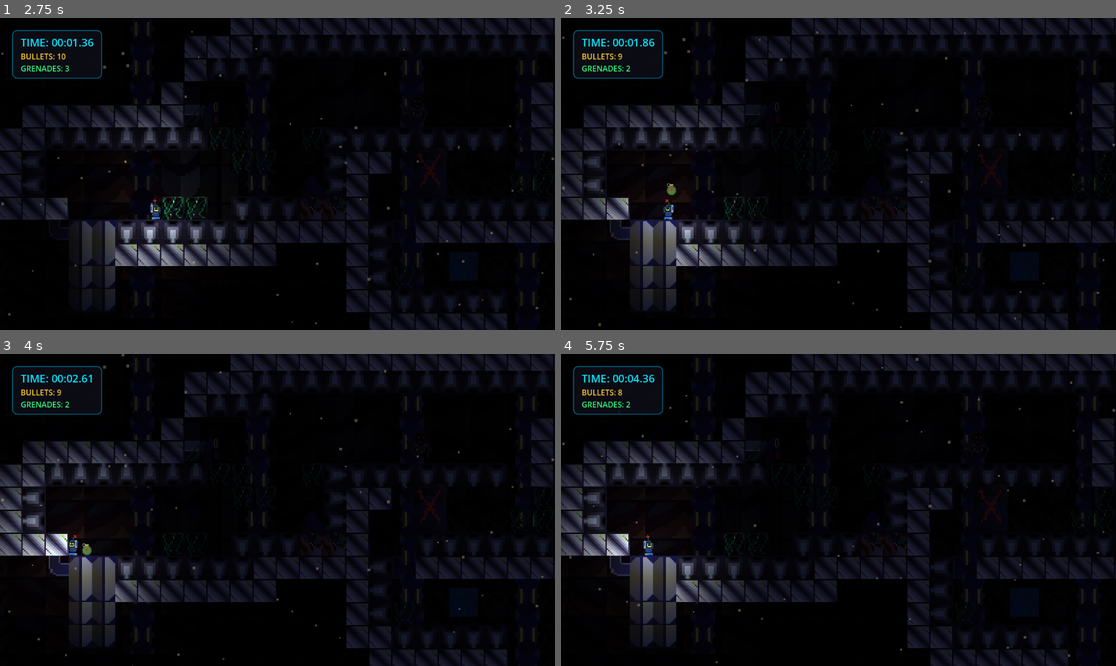
Above: before the commit, frames 1-4 (two rows, left to right).
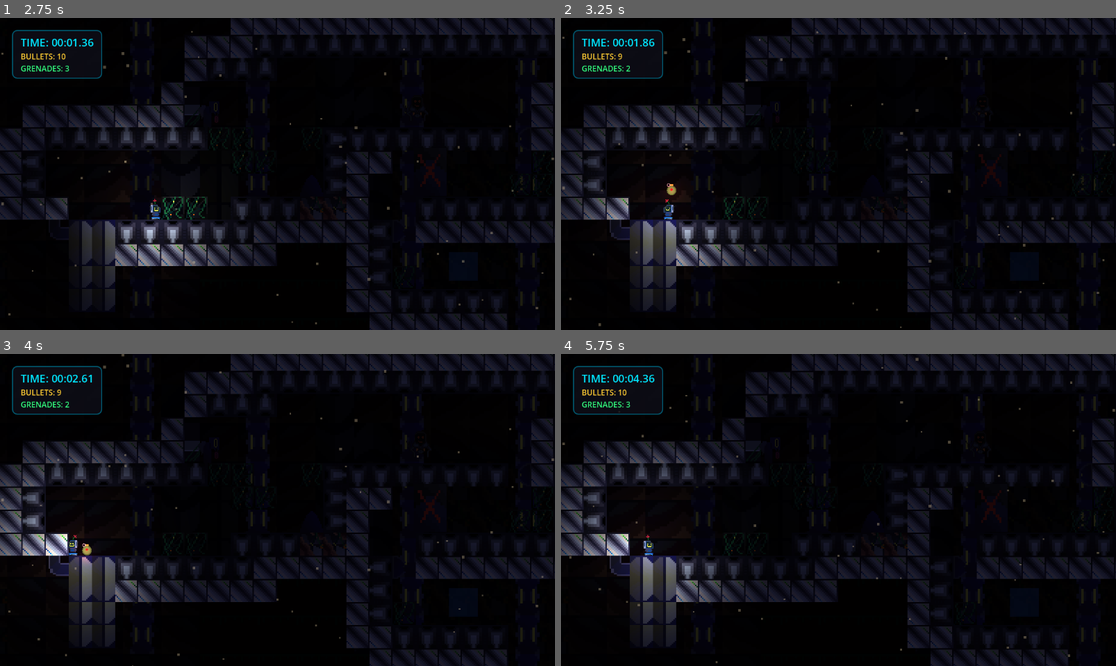
Above: after the commit, the same moments.

Repository: rafiathallah3/Reverse-Poppy
Game: Godot game, scene res://scene/StartMenu.tscn
Same seed, same stepped clock (60 frames per second), same inputs: the game is played once before the commit and once after it. Sound files missing from this copy of the repository are replaced by a short silence.
Inputs (mouse positions are in pixels of both pictures, inside the frame that each line leads up to):
- Up to frame 1 (2.75 s): click "PLAY" at 0.5 s; tap Enter at 1.25 s; move the mouse to (399, 158) at 1.27 s; hold D (move_right) 1.28-2 s; hold E (shoot) 1.28-2 s; click (399, 158) at 1.42 s; tap Space (jump) at 1.52 s; drag from (166, 189) to (210, 114) at 2.02 s
- Up to frame 2 (3.25 s): move the mouse to (894, 105) at 2.77 s; hold A (move_left) from 2.78 s (still down); hold F (grenade) from 2.78 s (still down); tap E (shoot) at 3.05 s
- Up to frame 3 (4 s): release A (move_left) at 3.5 s; release F (grenade) at 3.5 s; drag from (249, 572) to (210, 450) at 3.52 s
- Up to frame 4 (5.75 s): move the mouse to (1005, 556) at 4.27 s; hold D (move_right) 4.28-5 s; hold E (shoot) 4.28-5 s; tap Space (jump) at 4.52 s; drag from (672, 463) to (982, 444) at 5.02 s

Frame 1 is identical in both runs. In frame 2, less than 0.1% of the frame differs, in the area x 18-21%, y 53-59%; in frame 3, less than 0.1%, in the area x 13-17%, y 60-67%; in frame 4, less than 0.1%.

Commit message:
feat: fix granande dan tambahan enemy

Diff:
--- a/game_manager.gd
+++ b/game_manager.gd
@@ -11,6 +11,7 @@
 @onready var glitch_overlay: ColorRect = get_node_or_null("TimeGlitchCanvas/GlitchOverlay")
 
 var current_slider_offset_ms: float = 0.0
+var is_scrubbing: bool = false
 
 func _ready() -> void:
 	ui_canvas.visible = false
@@ -18,6 +19,8 @@
 		glitch_overlay.visible = false
 
 	time_slider.value_changed.connect(_on_slider_value_changed)
+	time_slider.drag_started.connect(_on_slider_drag_started)
+	time_slider.drag_ended.connect(_on_slider_drag_ended)
 	resume_btn.pressed.connect(_on_resume_pressed)
 
 	activate_btn.text = "RESET TO PRESENT"
@@ -39,10 +42,10 @@
 
 	# Dynamic Background Particles Speed & Direction
 	if bg_particles:
-		if value > 0:
+		if is_scrubbing and value > 0:
 			bg_particles.speed_scale = -1.0 - (value / 1000.0)
 		else:
-			bg_particles.speed_scale = 1.0
+			bg_particles.speed_scale = 0.0
 
 	# Dynamic Fullscreen CRT / Glitch Overlay (scales while active)
 	if glitch_overlay and glitch_overlay.visible:
@@ -56,6 +59,14 @@
 
 func _on_reset_pressed() -> void:
 	time_slider.value = 0.0
+
+func _on_slider_drag_started() -> void:
+	is_scrubbing = true
+
+func _on_slider_drag_ended() -> void:
+	is_scrubbing = false
+	if bg_particles:
+		bg_particles.speed_scale = 0.0
 
 func _on_resume_pressed() -> void:
 	var objects = get_tree().get_nodes_in_group("rewindable_objects")
--- a/scripts/DestructibleBox.gd
+++ b/scripts/DestructibleBox.gd
@@ -1,11 +1,38 @@
 extends StaticBody2D
+
+var is_destroyed: bool = false
+var spawn_position: Vector2 = Vector2.ZERO
+
+@onready var sprite: Sprite2D = get_node_or_null("Sprite2D")
+@onready var collision_shape: CollisionShape2D = get_node_or_null("CollisionShape2D")
 
 func _ready() -> void:
 	add_to_group("destructible")
+	spawn_position = position
+
+func get_center_global_position() -> Vector2:
+	if collision_shape:
+		return global_position + collision_shape.position
+	return global_position
 
 func take_explosion_damage() -> void:
+	if is_destroyed:
+		return
+	is_destroyed = true
 	_spawn_break_effect()
-	queue_free()
+
+	if collision_shape:
+		collision_shape.set_deferred("disabled", true)
+	if sprite:
+		sprite.visible = false
+
+func revive_box() -> void:
+	is_destroyed = false
+	position = spawn_position
+	if collision_shape:
+		collision_shape.set_deferred("disabled", false)
+	if sprite:
+		sprite.visible = true
 
 func _spawn_break_effect() -> void:
 	var particles = CPUParticles2D.new()
--- a/scripts/enemy.gd
+++ b/scripts/enemy.gd
@@ -157,3 +157,22 @@
 	var effect = Node2D.new()
 	get_parent().add_child(effect)
 	effect.global_position = global_position
+
+func revive_enemy() -> void:
+	is_dead = false
+	is_time_reversing = false
+	was_revived_in_reverse = false
+	time_elapsed = 0.0
+	position = spawn_position
+
+	if main_collision:
+		main_collision.set_deferred("disabled", false)
+
+	if hurtbox:
+		hurtbox.set_deferred("monitoring", true)
+
+	if scrap_sprite:
+		scrap_sprite.visible = false
+	var sprite = get_node_or_null("AnimatedSprite2D")
+	if sprite:
+		sprite.visible = true
--- a/scripts/enemy_laser.gd
+++ b/scripts/enemy_laser.gd
@@ -294,3 +294,23 @@
 	if not is_dead and not is_time_reversing and not was_revived_in_reverse:
 		if body.has_method("die"):
 			body.die()
+
+func revive_enemy() -> void:
+	is_dead = false
+	is_time_reversing = false
+	was_revived_in_reverse = false
+	time_elapsed = 0.0
+	shoot_timer = shoot_interval
+	position = spawn_position
+
+	if main_collision:
+		main_collision.set_deferred("disabled", false)
+
+	if hurtbox:
+		hurtbox.set_deferred("monitoring", true)
+
+	if scrap_sprite:
+		scrap_sprite.visible = false
+	if animated_sprite:
+		animated_sprite.visible = true
+		animated_sprite.play("idle")
--- a/scripts/grenade.gd
+++ b/scripts/grenade.gd
@@ -24,6 +24,7 @@
 var led_timer: float = 0.0
 var is_exploded: bool = false
 var explosion_real_time: float = -1.0
+var led_light: PointLight2D = null
 
 func _ready() -> void:
 	add_to_group("grenades")
@@ -34,6 +35,27 @@
 	shape.radius = 10.0
 	my_collision_shape.shape = shape
 	add_child(my_collision_shape)
+
+	# Add small glowing LED light
+	led_light = PointLight2D.new()
+	led_light.color = Color(1.0, 0.15, 0.15, 1.0)
+	led_light.energy = 0.0
+	led_light.texture_scale = 1.2
+
+	var grad = Gradient.new()
+	grad.offsets = PackedFloat32Array([0.0, 1.0])
+	grad.colors = PackedColorArray([Color(1.0, 1.0, 1.0, 1.0), Color(0.0, 0.0, 0.0, 0.0)])
+
+	var grad_tex = GradientTexture2D.new()
+	grad_tex.gradient = grad
+	grad_tex.fill = GradientTexture2D.FILL_RADIAL
+	grad_tex.fill_from = Vector2(0.5, 0.5)
+	grad_tex.fill_to = Vector2(0.85, 0.85)
+	grad_tex.width = 64
+	grad_tex.height = 64
+
+	led_light.texture = grad_tex
+	add_child(led_light)
 
 	body_entered.connect(_on_body_entered)
 
@@ -74,6 +96,9 @@
 		led_timer = 0.0
 		led_on = !led_on
 		queue_redraw()
+
+	if led_light:
+		led_light.energy = 1.8 if led_on else 0.1
 
 	time_remaining -= delta
 	if time_remaining <= 0.0:
@@ -179,6 +204,8 @@
 	_record_history()
 
 	visible = false
+	if led_light:
+		led_light.visible = false
 	queue_redraw()
 
 	if my_collision_shape:
@@ -208,7 +235,10 @@
 	# ── DESTRUCTIBLE BOXES in radius ─────────────────────────────────────────
 	for box in get_tree().get_nodes_in_group("destructible"):
 		if is_instance_valid(box):
-			if global_position.distance_to(box.global_position) <= explosion_radius:
+			var box_center = box.global_position
+			if box.has_method("get_center_global_position"):
+				box_center = box.get_center_global_position()
+			if global_position.distance_to(box_center) <= explosion_radius:
 				if box.has_method("take_explosion_damage"):
 					box.take_explosion_damage()
 
@@ -379,6 +409,8 @@
 	is_exploded = closest_entry["exploded"]
 	explosion_real_time = closest_entry["exp_time"]
 	visible = closest_entry["visible"]
+	if led_light:
+		led_light.visible = visible and not is_exploded
 
 	if my_collision_shape:
 		my_collision_shape.disabled = is_exploded
--- a/scripts/playerMovement_Testing.gd
+++ b/scripts/playerMovement_Testing.gd
@@ -266,6 +266,33 @@
 	global_position = spawn_position
 	velocity = Vector2.ZERO
 
+	# Reset bullet and grenade counts
+	bullets = 10
+	grenades = 3
+
+	# Clear active bullets and grenades in the scene from the previous life
+	var active_bullets = get_tree().get_nodes_in_group("bullets")
+	for bullet in active_bullets:
+		if is_instance_valid(bullet):
+			bullet.queue_free()
+
+	var active_grenades = get_tree().get_nodes_in_group("grenades")
+	for grenade in active_grenades:
+		if is_instance_valid(grenade):
+			grenade.queue_free()
+
+	# Revive all enemies
+	var enemies = get_tree().get_nodes_in_group("enemies")
+	for enemy in enemies:
+		if enemy.has_method("revive_enemy"):
+			enemy.revive_enemy()
+
+	# Revive all destructible boxes
+	var boxes = get_tree().get_nodes_in_group("destructible")
+	for box in boxes:
+		if box.has_method("revive_box"):
+			box.revive_box()
+
 	if animated_sprite:
 		animated_sprite.play("idle")
 
--- a/scripts/scene_transition.gd
+++ b/scripts/scene_transition.gd
@@ -98,6 +98,8 @@
 	time_slider.step = 0.01
 	time_slider.visible = false
 	time_slider.value_changed.connect(_on_slider_changed)
+	time_slider.drag_started.connect(_on_slider_drag_started)
+	time_slider.drag_ended.connect(_on_slider_drag_ended)
 	vbox.add_child(time_slider)
 
 func _on_slider_changed(value: float) -> void:
@@ -119,14 +121,17 @@
 		if not bg_particles:
 			bg_particles = current_scene.get_node_or_null("BackgroundCanvas/TimeDustParticles")
 		if bg_particles:
-			# Determine scrub direction and speed scale
-			var diff = value - previous_slider_value
-			if diff < 0.0:
-				bg_particles.speed_scale = -2.5 # Scrubbing backwards: move backwards!
-			elif diff > 0.0:
-				bg_particles.speed_scale = 2.5 # Scrubbing forwards: move forwards!
+			if is_scrubbing:
+				# Determine scrub direction and speed scale
+				var diff = value - previous_slider_value
+				if diff < 0.0:
+					bg_particles.speed_scale = -2.5 # Scrubbing backwards: move backwards!
+				elif diff > 0.0:
+					bg_particles.speed_scale = 2.5 # Scrubbing forwards: move forwards!
+				else:
+					bg_particles.speed_scale = 0.0 # Frozen if slider didn't change
 			else:
-				bg_particles.speed_scale = 0.0 # Frozen if slider didn't change
+				bg_particles.speed_scale = 0.0
 
 		var bg_sky = current_scene.get_node_or_null("BackgroundCanvas/SkyBackground")
 		if bg_sky:
